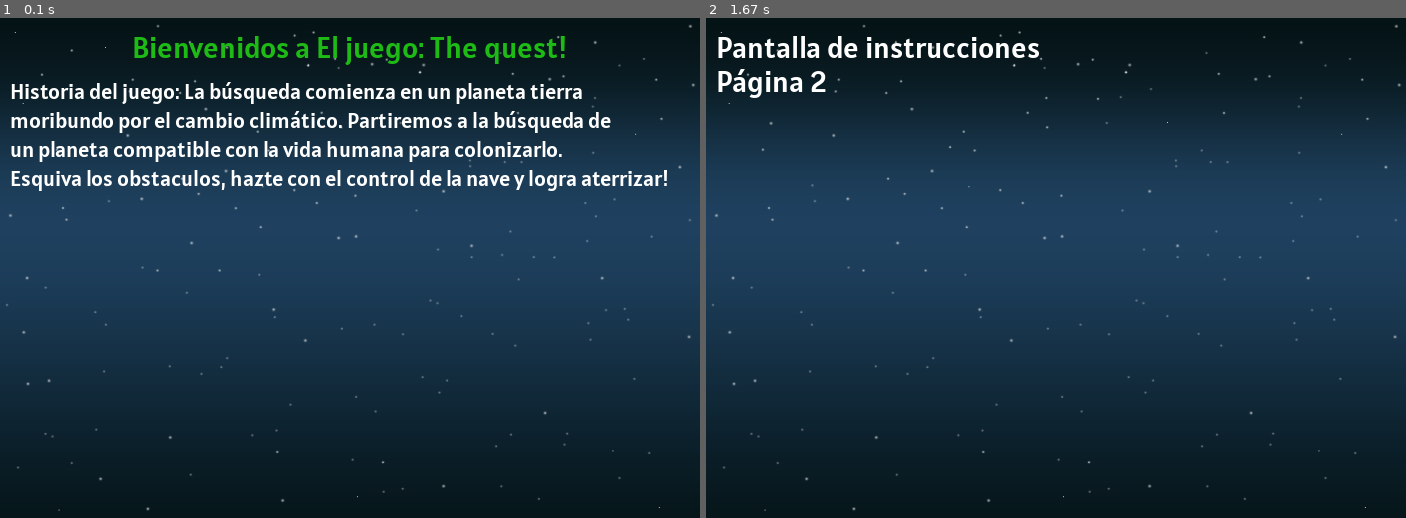
Above: before the commit, frames 1-2 (left to right).
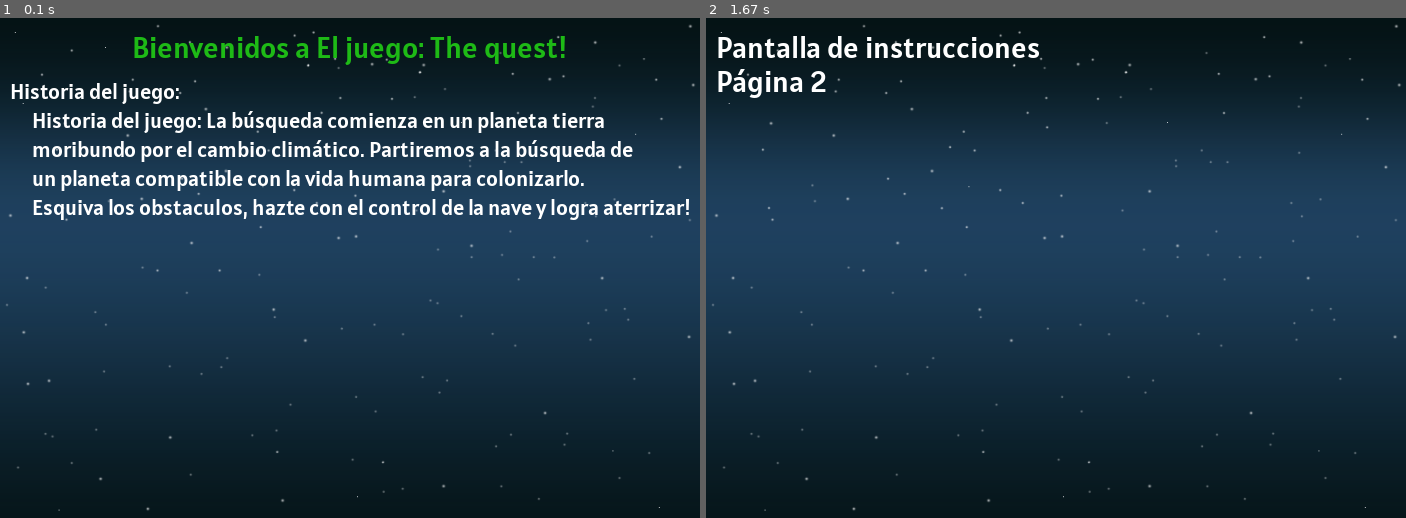
Above: after the commit, the same moments.

Repository: anbreaker/theQuestGamePyGame
Game: pygame game, started from screen.py
Two runs of this game, one before a commit and one after it. Both use one fixed random seed, a clock stepped at 60 frames per second and the inputs below.
Inputs (mouse positions are in pixels of both pictures, inside the frame that each line leads up to):
- Up to frame 1 (0.1 s): no input
- Up to frame 2 (1.67 s): click (1056, 268) at 0.38 s

The runs differ from the first frame. In frame 1, 6.7% of the frame differs, in the area x 1-99%, y 12-41%; in frame 2, nothing differs.

Commit message:
posicionamiento historia

Diff:
--- a/screen.py
+++ b/screen.py
@@ -67,31 +67,35 @@
             # de esta forma sería más fácil y flexible.
 
             # Texto por lineas y posicion en pantalla
-            linea_texto1 = fuente_titulo.render(
+            linea_texto0 = fuente_titulo.render(
                 'Bienvenidos a El juego: The quest!', True, VERDE)
             # Para centrar el texto mido su tamaño con esta funcion que devuelve w,h
-            ancho_linea_texto1 = linea_texto1.get_rect().width
+            ancho_linea_texto0 = linea_texto0.get_rect().width
             # Calculo del posicionamiento de linea_texto1
-            posicion_centrada = (LARGO/2)-(ancho_linea_texto1/2)
+            posicion_centrada = (LARGO/2)-(ancho_linea_texto0/2)
             # Presentacion del texto en pantalla
-            pantalla.blit(linea_texto1, [posicion_centrada, 10])
+            pantalla.blit(linea_texto0, [posicion_centrada, 10])
 
 
             # Texto por lineas y posicion en pantalla
+            linea_texto1 = fuente_descripciones.render('Historia del juego:', True, BLANCO)
+            pantalla.blit(linea_texto1, [10, ALTO_TEXTO_TITULOS + fd_linesize])
+
+            # Texto por lineas y posicion en pantalla
             linea_texto2 = fuente_descripciones.render('Historia del juego: La búsqueda comienza en un planeta tierra', True, BLANCO)
-            pantalla.blit(linea_texto2, [10, ALTO_TEXTO_TITULOS + fd_linesize])
+            pantalla.blit(linea_texto2, [32, ALTO_TEXTO_TITULOS + fd_linesize * 2])
 
             # Texto por lineas y posicion en pantalla
             linea_texto3 = fuente_descripciones.render('moribundo por el cambio climático. Partiremos a la búsqueda de', True, BLANCO)
-            pantalla.blit(linea_texto3, [10, ALTO_TEXTO_TITULOS + fd_linesize * 2])
+            pantalla.blit(linea_texto3, [32, ALTO_TEXTO_TITULOS + fd_linesize * 3])
 
             # Texto por lineas y posicion en pantalla
             linea_texto4 = fuente_descripciones.render('un planeta compatible con la vida humana para colonizarlo.', True, BLANCO)
-            pantalla.blit(linea_texto4, [10, ALTO_TEXTO_TITULOS + fd_linesize * 3])
+            pantalla.blit(linea_texto4, [32, ALTO_TEXTO_TITULOS + fd_linesize * 4])
 
             # Texto por lineas y posicion en pantalla
             linea_texto5 = fuente_descripciones.render('Esquiva los obstaculos, hazte con el control de la nave y logra aterrizar!', True, BLANCO)
-            pantalla.blit(linea_texto5, [10, ALTO_TEXTO_TITULOS + fd_linesize * 4])
+            pantalla.blit(linea_texto5, [32, ALTO_TEXTO_TITULOS + fd_linesize * 5])
 
 
         if pagina_de_instrucciones == 2:
